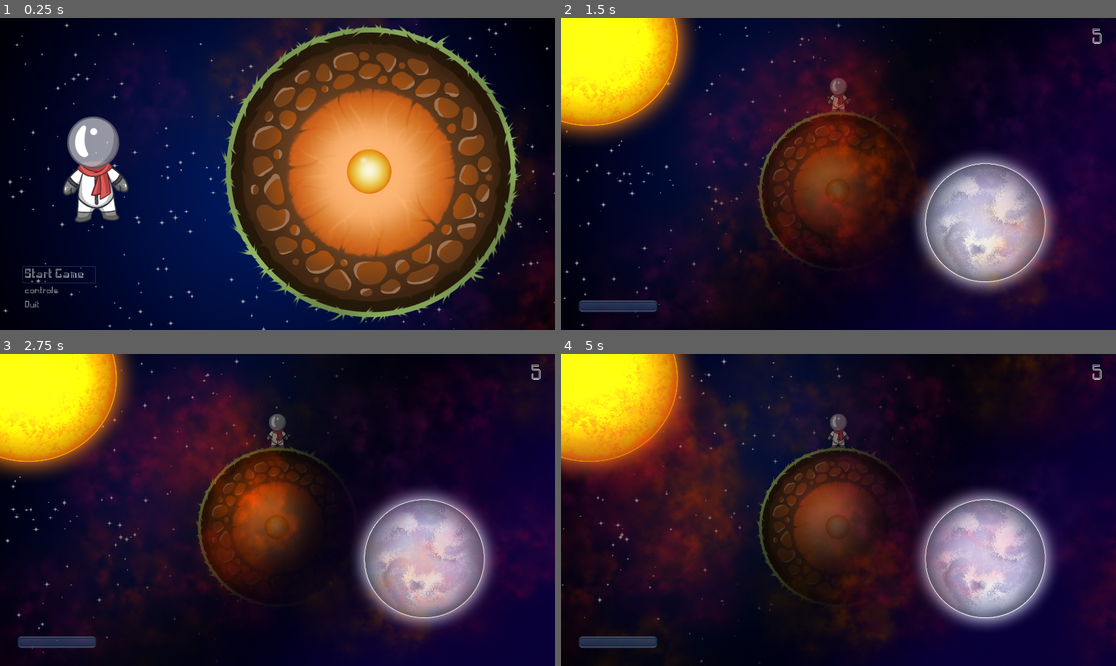
Above: before the commit, frames 1-4 (two rows, left to right).
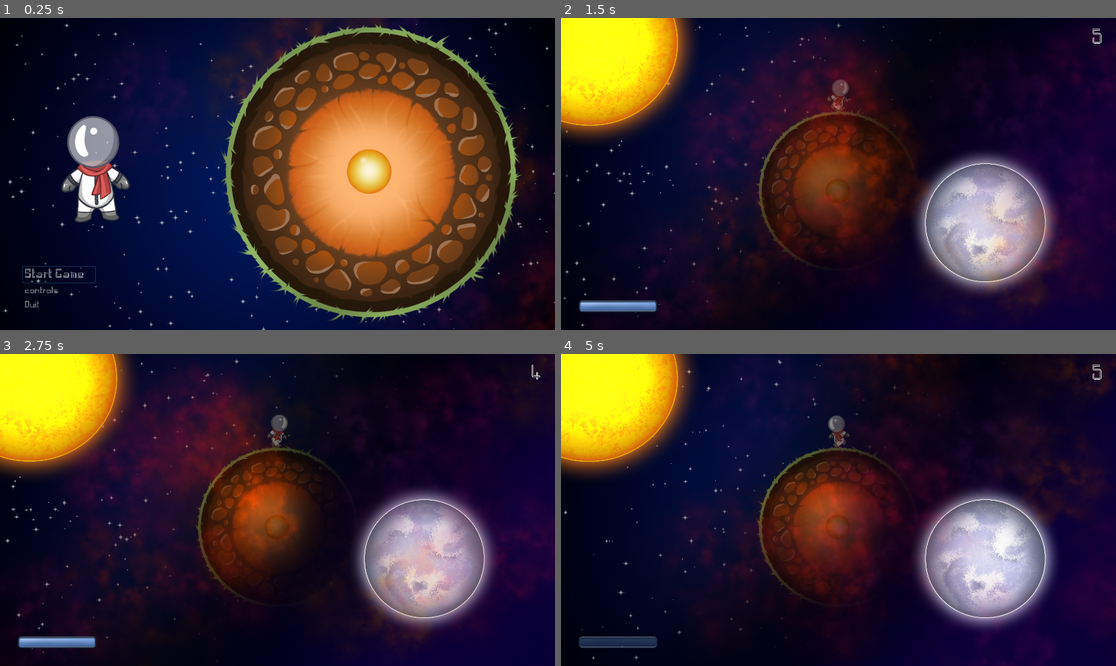
Above: after the commit, the same moments.

Repository: marekk3301/gamejam2023
Game: Godot game, scene res://scenes/mainMenu.tscn
Two runs of this game, one before a commit and one after it. Both use one fixed random seed, a clock stepped at 60 frames per second and the inputs below.
Inputs:
- Up to frame 1 (0.25 s): no input
- Up to frame 2 (1.5 s): click "Start Game" at 0.5 s; hold Right (ui_right) from 1.28 s (still down); hold E (cut_plant) from 1.28 s (still down)
- Up to frame 3 (2.75 s): release Right (ui_right) at 2.03 s; release E (cut_plant) at 2.03 s; hold Left (ui_left) from 2.03 s (still down); tap Q (plant_seed) at 2.1 s
- Up to frame 4 (5 s): release Left (ui_left) at 2.78 s; hold E (cut_plant) 2.78-3.53 s; hold Right (ui_right) 2.78-4.28 s; tap Q (plant_seed) at 3.6 s; hold Left (ui_left) from 4.28 s (still down); hold E (cut_plant) from 4.28 s (still down); tap R (reset) at 4.9 s

The runs differ from the first frame. In frame 1, 0.4% of the frame differs, in the area x 11-24%, y 31-62%; in frame 2, 1.7%; in frame 3, 2.0%; in frame 4, 24%, in the area x 0-100%, y 0-100%.
Error before the commit: Parse Error: The identifier "mediumOxygenInput" isn't declared in the current scope. (res://scripts/main.gd:70)

Commit message:
dziala crqckowanie jadra

Diff:
--- a/scenes/mainMenu.tscn
+++ b/scenes/mainMenu.tscn
@@ -104,7 +104,7 @@
 scale = Vector2( 1.5, 1.5 )
 frames = SubResource( 4 )
 animation = "Idle"
-frame = 3
+frame = 2
 speed_scale = 0.5
 playing = true
 script = ExtResource( 13 )
--- a/scripts/main.gd
+++ b/scripts/main.gd
@@ -67,8 +67,8 @@
 
 
 
-	if mediumOxygenInput > 0:
-		pass
+	#if mediumOxygenInput > 0:
+		#pass
 
 
 	#$TextureProgress.value += 1
--- a/scripts/plant.gd
+++ b/scripts/plant.gd
@@ -2,23 +2,21 @@
 
 signal hit
 
-onready var timer = get_node("Timer")
 var rng = RandomNumberGenerator.new()
 var time = 1
 #rng.randi_range(2, 5)
 var animation_stage = 0
 var growthRate = 0
 var isCut = false
+var lastStageTimer = -1
 
 var CollidingBody = null
 
-func _ready():
-	timer.wait_time = 3
-	timer.connect("timeout", self, "_on_timer_timeout")
 
 func nextGrowthStage():
 	animation_stage += 1
-	time = rng.randf_range(2, 5)
+	time = 1
+	#rng.randf_range(2, 5)
 	if animation_stage == 1:
 		$PlantSprite.play("stage1")
 	elif animation_stage ==2:
@@ -31,7 +29,7 @@
 		$PlantSprite.play("stage5")
 	elif animation_stage ==6:
 		$PlantSprite.play("stage6")
-		timer.start()
+		lastStageTimer = 3
 	else:
 		pass
 
@@ -47,6 +45,20 @@
 			time = time - (delta * PI * growthRate)
 		else:
 			nextGrowthStage()
+
+	if lastStageTimer > 0:
+		lastStageTimer -= delta * 3
+	if lastStageTimer <= 0 && lastStageTimer != -1:
+		if isCut:
+			isCut = false
+			lastStageTimer = -1
+		else:
+			if GlobalVariables.get_cracksOnCoreCount() == 2:
+				get_tree().change_scene("res://scenes/gameOver.tscn")
+			else:
+				GlobalVariables.incrementCracksOnCore()
+				lastStageTimer = -1
+
 
 
 func _on_plant_area_entered(area):
@@ -76,15 +88,3 @@
 			GlobalVariables.increment_Seed_Count_by(int(seedYield))
 
 		GlobalVariables.remove_from_activePlantList(self)
-
-
-func _on_timer_timeout():
-
-	if GlobalVariables.cracksOnCore >= 2:
-		get_tree().change_scene("res://scenes/gameOver.tscn")
-	if isCut && animation_stage ==5:
-		timer.wait_time = 3
-		isCut = false
-	elif !isCut && animation_stage == 5:
-		GlobalVariables.incrementCracksOnCore()
-		timer.wait_time = 3
